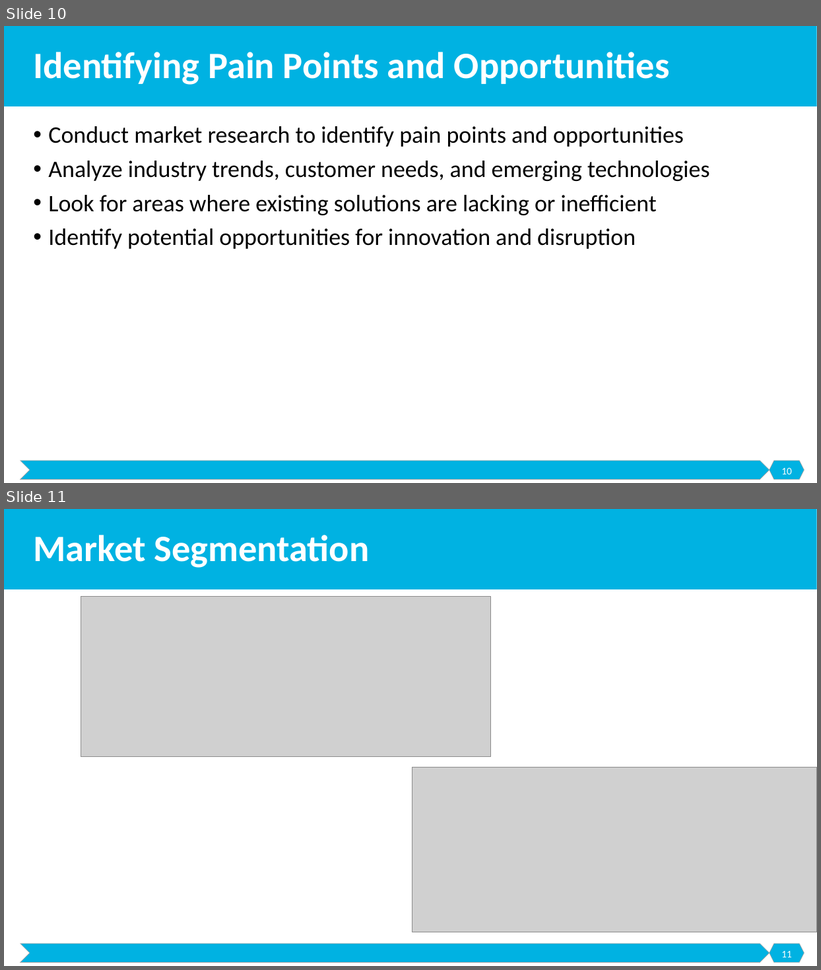
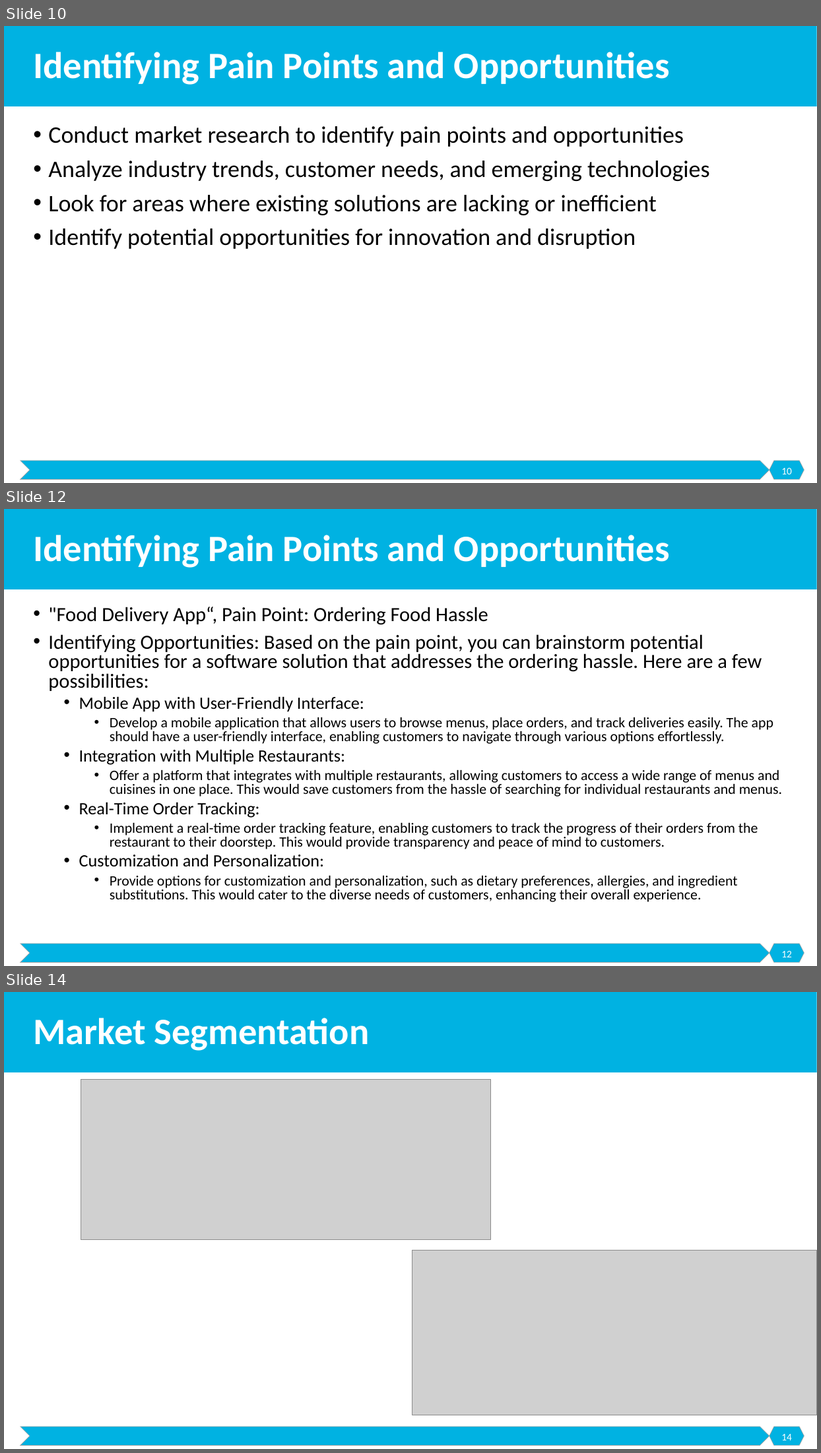
Before and after one commit to malenezi/malenezi, a slide deck: SE495/Lectures/3-Ideation and Design/Ideation and Design.pptx. Shown one above the other, each under a label of ours: slides 10 and 11 before the commit, slides 10, 12 and 14 after it; the slides between them are not shown. The pictures are 821x970 and 821x1453 pixels, drawn with LibreOffice and Linux fonts; fonts in the diff are those of the drawing; grey boxes stand for pictures. Boxes give left, top, right and bottom in pixels: in the first picture for what was removed or moved away, otherwise in the second. Text is boxed around its words. In the diff, an @@ line names an element or a change of style, - is before the commit and + after.

```diff
--- a/SE495/Lectures/3-Ideation and Design/Ideation and Design.pptx
+++ b/SE495/Lectures/3-Ideation and Design/Ideation and Design.pptx
@@ slide 12 added at [4,509,817,966], background #FFFFFF; not listed: 3 template elements that a slide beside it also shows @@
@@ title added at [33,535,670,568], 44 pt, text #FFFFFF, bold @@
+Identifying Pain Points and Opportunities
@@ text added at [48,607,782,902], 17 pt, text #000000 @@
+• "Food Delivery App“, Pain Point: Ordering Food Hassle
+• Identifying Opportunities: Based on the pain point, you can brainstorm potential opportunities for a software solution that addresses the ordering hassle. Here are a few possibilities:
+  • Mobile App with User-Friendly Interface:
+    • Develop a mobile application that allows users to browse menus, place orders, and track deliveries easily. The app should have a user-friendly interface, enabling customers to navigate through various options effortlessly.
+  • Integration with Multiple Restaurants:
+    • Offer a platform that integrates with multiple restaurants, allowing customers to access a wide range of menus and cuisines in one place. This would save customers from the hassle of searching for individual restaurants and menus.
+  • Real-Time Order Tracking:
+    • Implement a real-time order tracking feature, enabling customers to track the progress of their orders from the restaurant to their doorstep. This would provide transparency and peace of mind to customers.
+  • Customization and Personalization:
+    • Provide options for customization and personalization, such as dietary preferences, allergies, and ingredient substitutions. This would cater to the diverse needs of customers, enhancing their overall experience.
@@ page number added at [781,951,792,958], 12 pt, text #FFFFFF @@
+12
@@ what was slide 11 is now slide 14 @@
@@ page number at [781,1434,792,1441]: text changed @@
-11
+14
```
Also in this commit, not shown: 2 other slides added, 2 other files.
